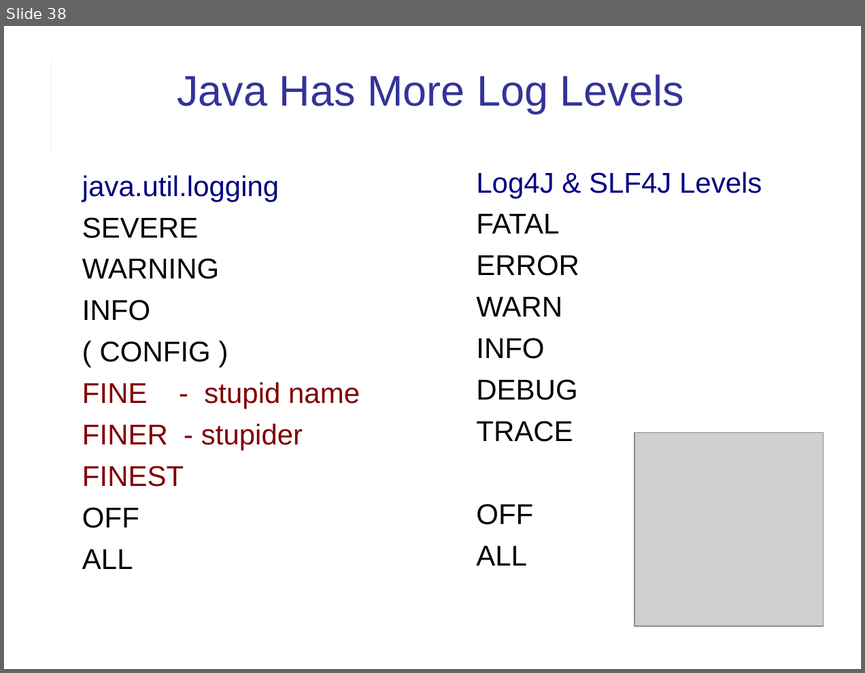
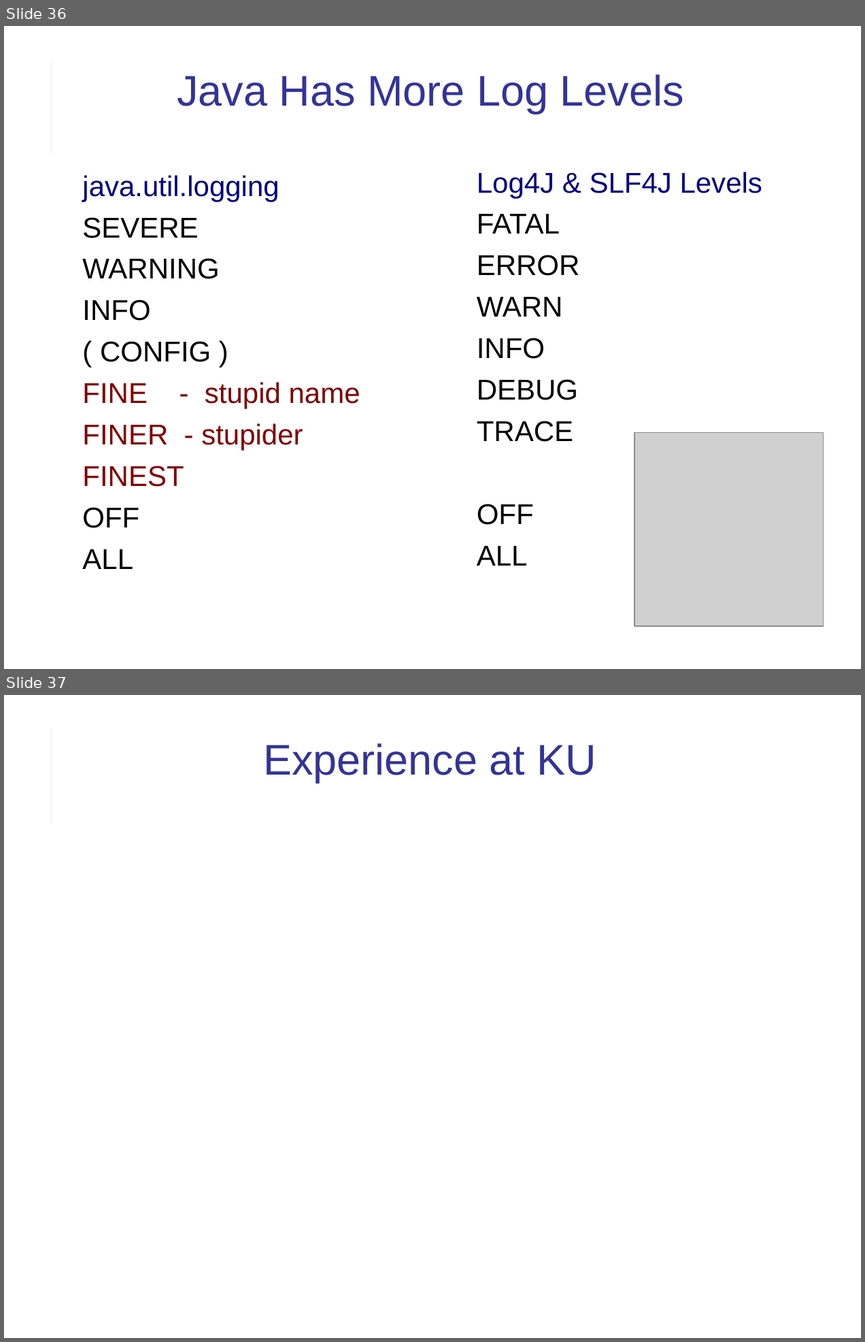
Before and after one commit to cpske/ISP, a slide deck: logging/Logging.ppt. Shown one above the other, each under a label of ours: slide 38 before the commit, slides 36 and 37 after it. The pictures are 865x673 and 865x1342 pixels, drawn with LibreOffice and Linux fonts; fonts in the diff are those of the drawing; grey boxes stand for pictures. Boxes give left, top, right and bottom in pixels: in the first picture for what was removed or moved away, otherwise in the second. Text is boxed around its words. In the diff, an @@ line names an element or a change of style, - is before the commit and + after.

```diff
--- a/logging/Logging.ppt
+++ b/logging/Logging.ppt
@@ slide 37 added at (4, 695, 861, 1338), background #FFFFFF; not listed: 2 template elements that a slide beside it also shows @@
@@ title added at (263, 743, 596, 782), 36 pt, text #333399 @@
+Experience at KU
@@ what was slide 38 is now slide 36 @@
```
Also in this commit, not shown: 19 slides changed, 1 other slide added, 4 other files.
